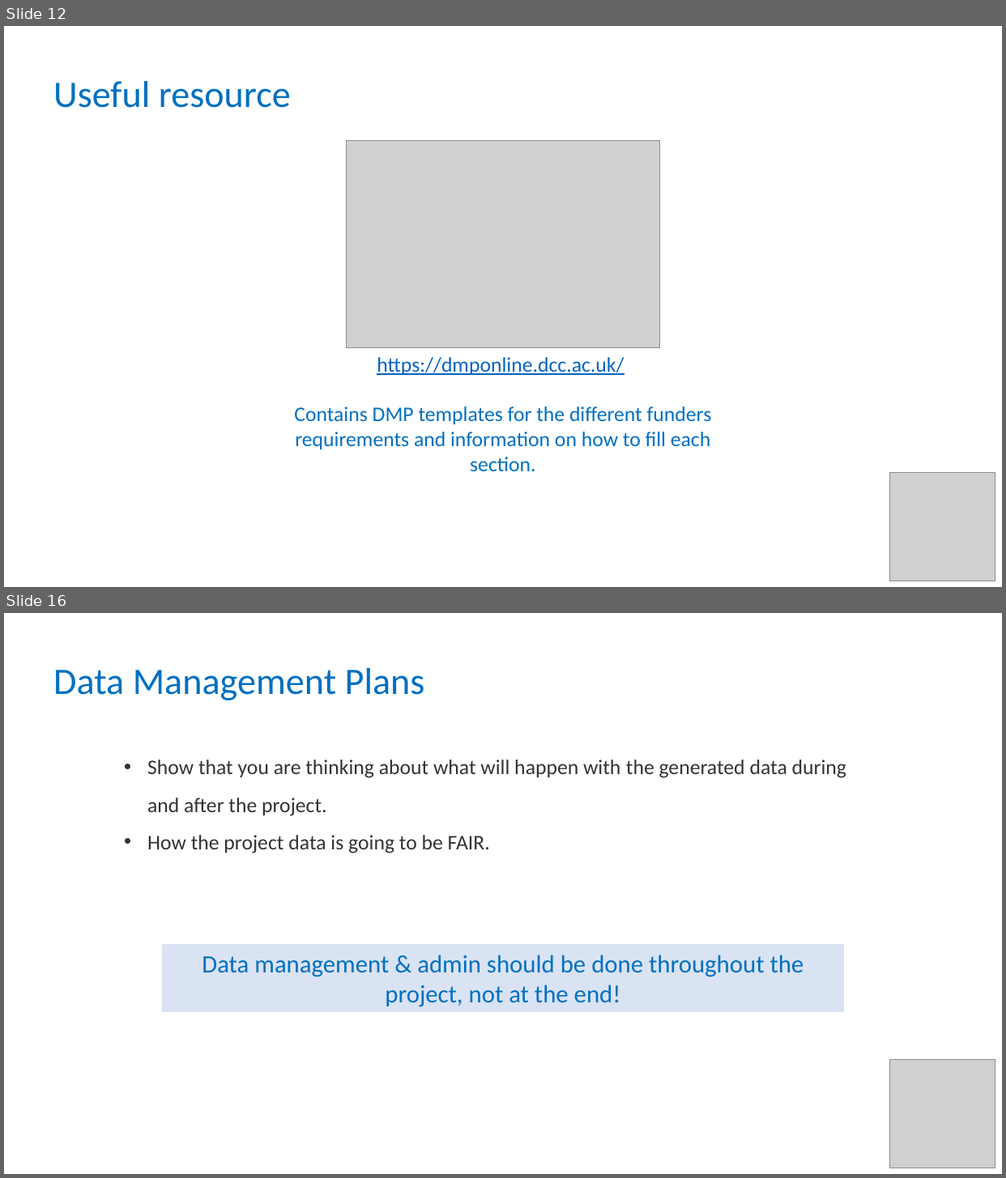
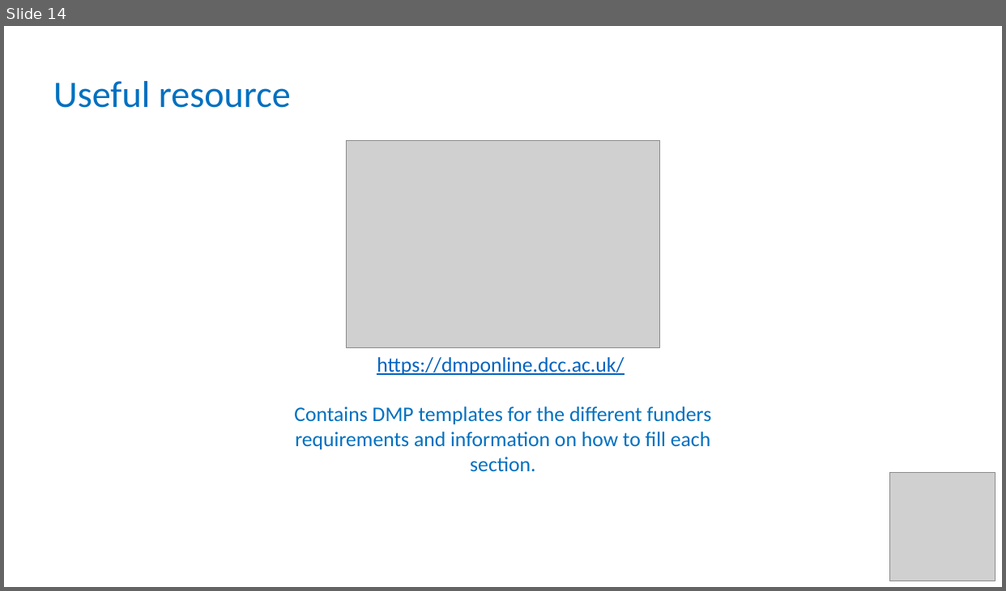
Before and after one commit to tobyhodges/probable-enigma, a slide deck: instructors/06-Wrapping_up.pptx. Shown one above the other, each under a label of ours: slides 12 and 16 before the commit, slide 14 after it; the slides between them are not shown. The pictures are 1006x1178 and 1006x591 pixels, drawn with LibreOffice and Linux fonts; fonts in the diff are those of the drawing; grey boxes stand for pictures. Boxes give left, top, right and bottom in pixels: in the first picture for what was removed or moved away, otherwise in the second. Text is boxed around its words. In the diff, an @@ line names an element or a change of style, - is before the commit and + after.

```diff
--- a/instructors/06-Wrapping_up.pptx
+++ b/instructors/06-Wrapping_up.pptx
@@ slide 16 removed at box(4, 613, 1002, 1174), background #FFFFFF @@
@@ text removed at box(53, 668, 425, 700) @@
-Data Management Plans
@@ text removed at box(147, 760, 846, 854) @@
-• Show that you are thinking about what will happen with the generated data during and after the project.
-• How the project data is going to be FAIR.
@@ rectangle removed at box(162, 944, 844, 1013) @@
-Data management & admin should be done throughout the project, not at the end!
@@ picture removed at box(889, 1060, 995, 1169) @@
@@ what was slide 12 is now slide 14 @@
```
Also in this commit, not shown: 1 slide changed, 3 slides added, 4 other slides removed, 1 other file.
